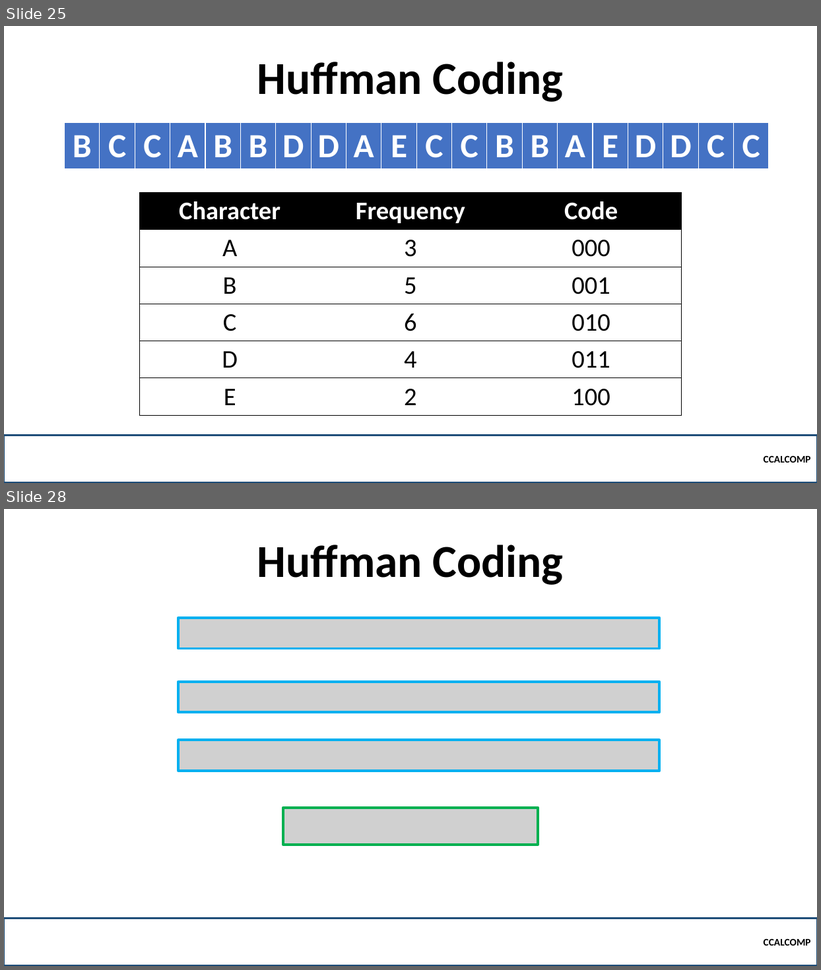
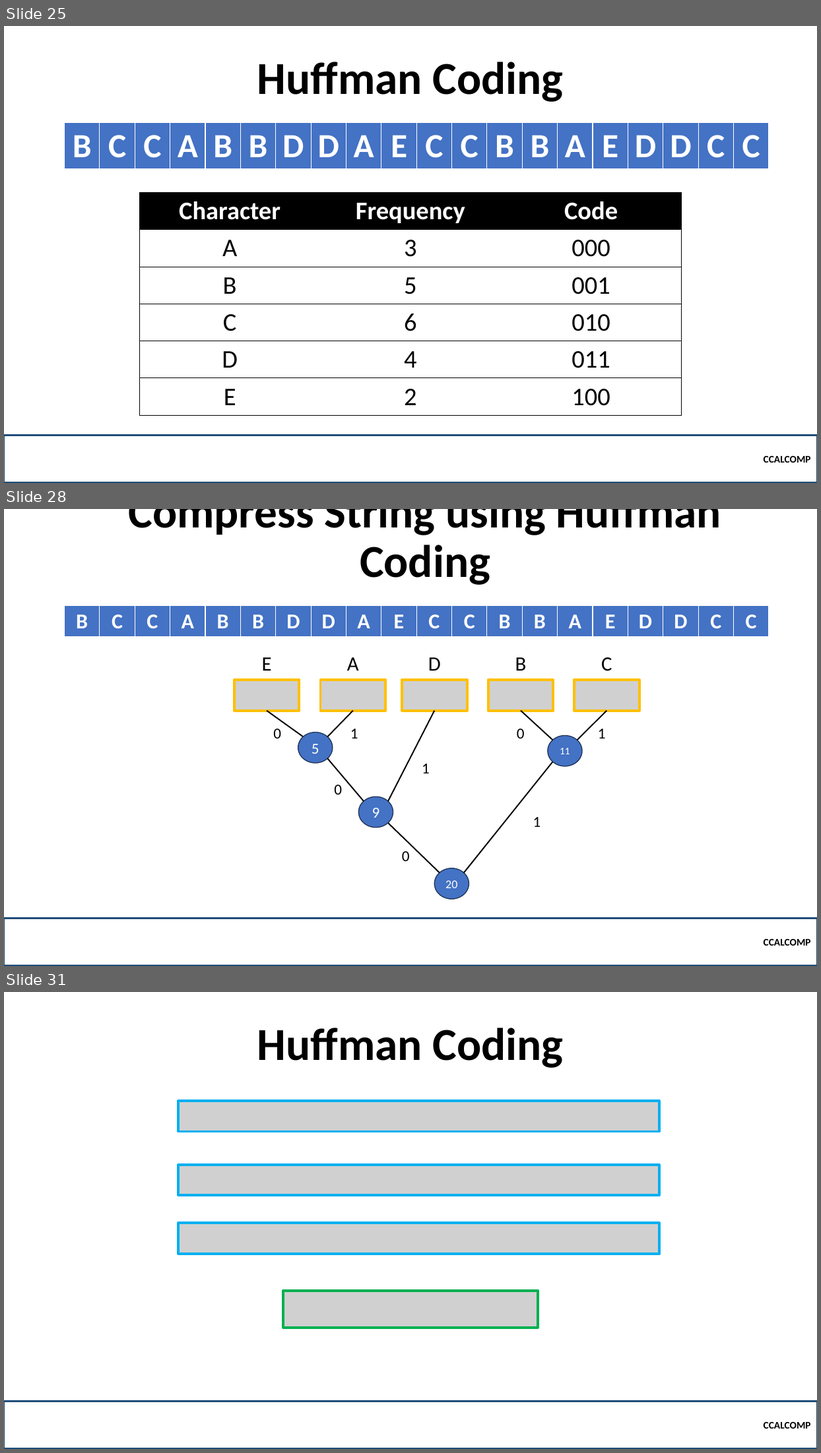
Before and after one commit to robitussin/CCALCOMP, a slide deck: Week 10 - Greedy Algorithms/Greedy Algorirthms.pptx. Shown one above the other, each under a label of ours: slides 25 and 28 before the commit, slides 25, 28 and 31 after it; the slides between them are not shown. The pictures are 821x970 and 821x1453 pixels, drawn with LibreOffice and Linux fonts; fonts in the diff are those of the drawing; grey boxes stand for pictures; background and template pictures are left out. Boxes give left, top, right and bottom in pixels: in the first picture for what was removed or moved away, otherwise in the second. Text is boxed around its words. In the diff, an @@ line names an element or a change of style, - is before the commit and + after.

```diff
--- a/Week 10 - Greedy Algorithms/Greedy Algorirthms.pptx
+++ b/Week 10 - Greedy Algorithms/Greedy Algorirthms.pptx
@@ slide 28 added at <box>4,509,817,966</box>, background picture (left out) @@
@@ title added at <box>129,509,721,585</box>, 54 pt, text #000000, bold @@
+Compress String using Huffman Coding
@@ table added at <box>64,605,772,637</box>, 1 rows, 20 columns @@
+B | C | C | A | B | B | D | D | A | E | C | C | B | B | A | E | D | D | C | C
@@ rectangle added at <box>234,648,299,678</box>, fill #FFFFFF, 24 pt, text #000000 @@
+E
@@ rectangle added at <box>321,648,386,678</box>, fill #FFFFFF, 24 pt, text #000000 @@
+A
@@ rectangle added at <box>402,648,467,678</box>, fill #FFFFFF, 24 pt, text #000000 @@
+D
@@ rectangle added at <box>488,648,554,678</box>, fill #FFFFFF, 24 pt, text #000000 @@
+B
@@ rectangle added at <box>574,648,640,678</box>, fill #FFFFFF, 24 pt, text #000000 @@
+C
@@ picture added at <box>234,680,299,710</box> @@
@@ picture added at <box>321,680,386,710</box> @@
@@ picture added at <box>402,680,467,710</box> @@
@@ picture added at <box>488,680,554,710</box> @@
@@ picture added at <box>574,680,640,710</box> @@
@@ line added from (304, 737) to (267, 711), #000000 1.5 pt @@
@@ line added from (328, 737) to (353, 711), #000000 1.5 pt @@
@@ line added from (388, 801) to (435, 711), #000000 1.5 pt @@
@@ line added from (553, 740) to (521, 711), #000000 1.5 pt @@
@@ line added from (578, 740) to (607, 711), #000000 1.5 pt @@
@@ ellipse added at <box>298,732,333,762</box>, fill #4472C4, outline #1E3256 1 pt, 18 pt, text #FFFFFF @@
+5
@@ ellipse added at <box>548,736,583,766</box>, fill #4472C4, outline #1E3256 1 pt, 12 pt, text #FFFFFF @@
+11
@@ line added from (364, 801) to (328, 758), #000000 1.5 pt @@
@@ group added at <box>273,729,606,861</box>: 8 texts @@
+0
+0
+0
+1
+1
+1
+0
+1
@@ line added from (553, 762) to (464, 873), #000000 1.5 pt @@
@@ ellipse added at <box>359,797,394,827</box>, fill #4472C4, outline #1E3256 1 pt, 18 pt, text #FFFFFF @@
+9
@@ line added from (440, 873) to (388, 823), #000000 1.5 pt @@
@@ ellipse added at <box>435,869,469,900</box>, fill #4472C4, outline #1E3256 1 pt, 14 pt, text #FFFFFF @@
+20
@@ rectangle added at <box>4,918,817,966</box>, outline #1F4E79 2.25 pt, 12 pt, text #000000, bold @@
+CCALCOMP
@@ what was slide 28 is now slide 31 @@
```
Also in this commit, not shown: 11 slides changed, 2 other slides added.
